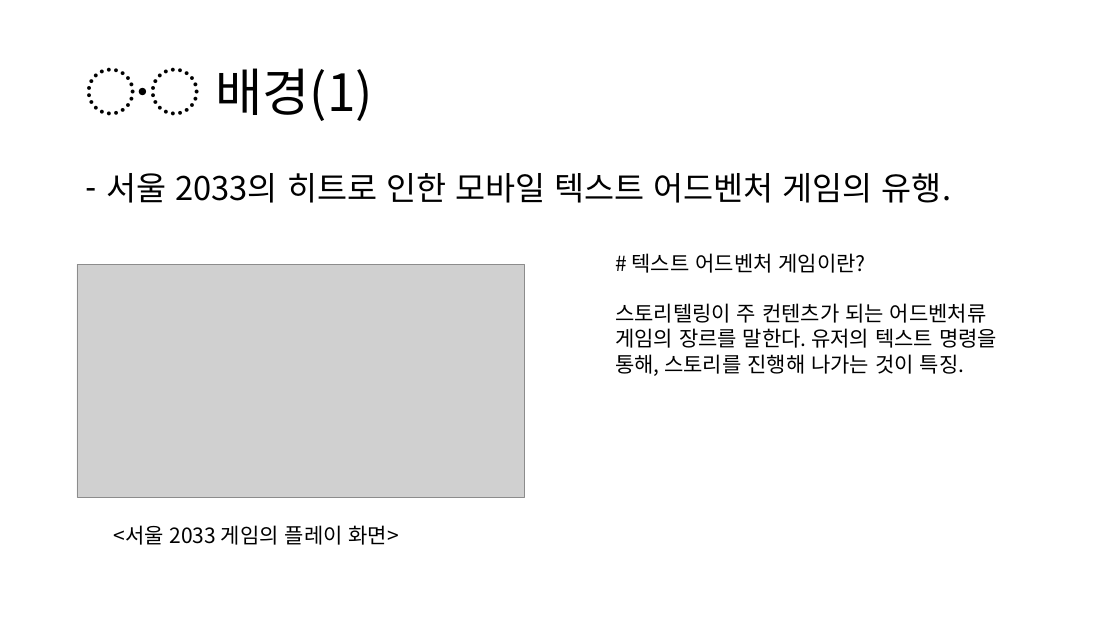
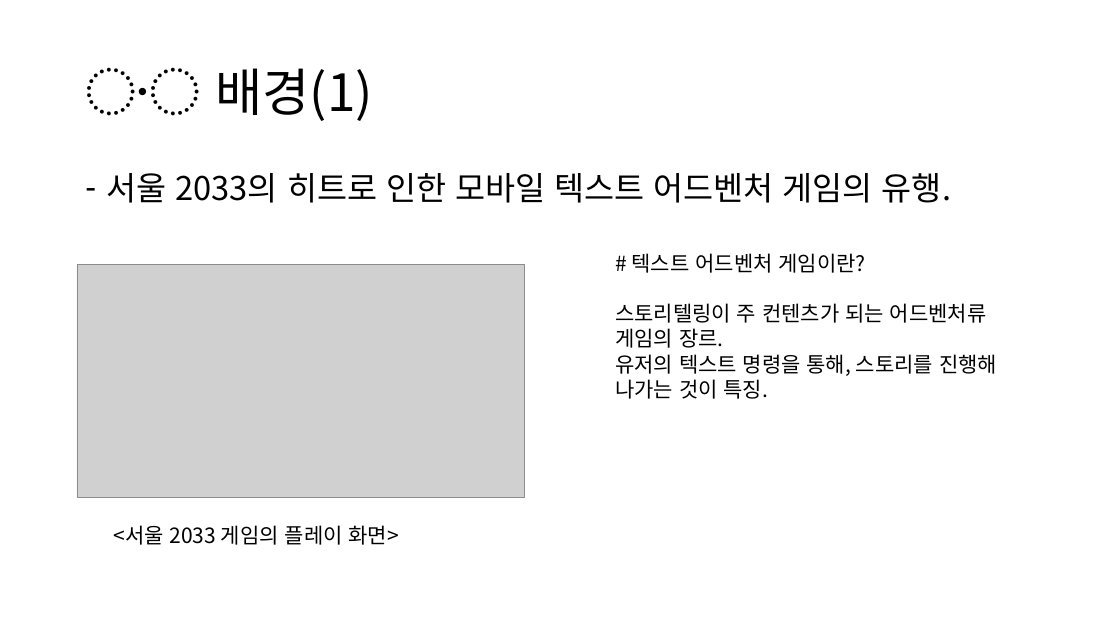
Before and after one commit to OSS-2021-team3/Drawing-Trade, a slide deck: slide 3 of OSS IDEA PROPOSAL.pptx. Drawn at 1120x630 pixels with LibreOffice and Linux fonts; fonts in the diff are those of the drawing; grey boxes stand for pictures. Boxes give left, top, right and bottom in pixels: in the first picture for what was removed or moved away, otherwise in the second. Text is boxed around its words. In the diff, an @@ line names an element or a change of style, - is before the commit and + after.

```diff
--- a/OSS IDEA PROPOSAL.pptx
+++ b/OSS IDEA PROPOSAL.pptx
@@ text at (615, 303, 997, 399): text changed @@
-스토리텔링이 주 컨텐츠가 되는 어드벤처류 게임의 장르를 말한다. 유저의 텍스트 명령을 통해, 스토리를 진행해 나가는 것이 특징.
+스토리텔링이 주 컨텐츠가 되는 어드벤처류 게임의 장르.
+유저의 텍스트 명령을 통해, 스토리를 진행해 나가는 것이 특징.
```
Also in this commit, not shown: 2 other slides changed.
